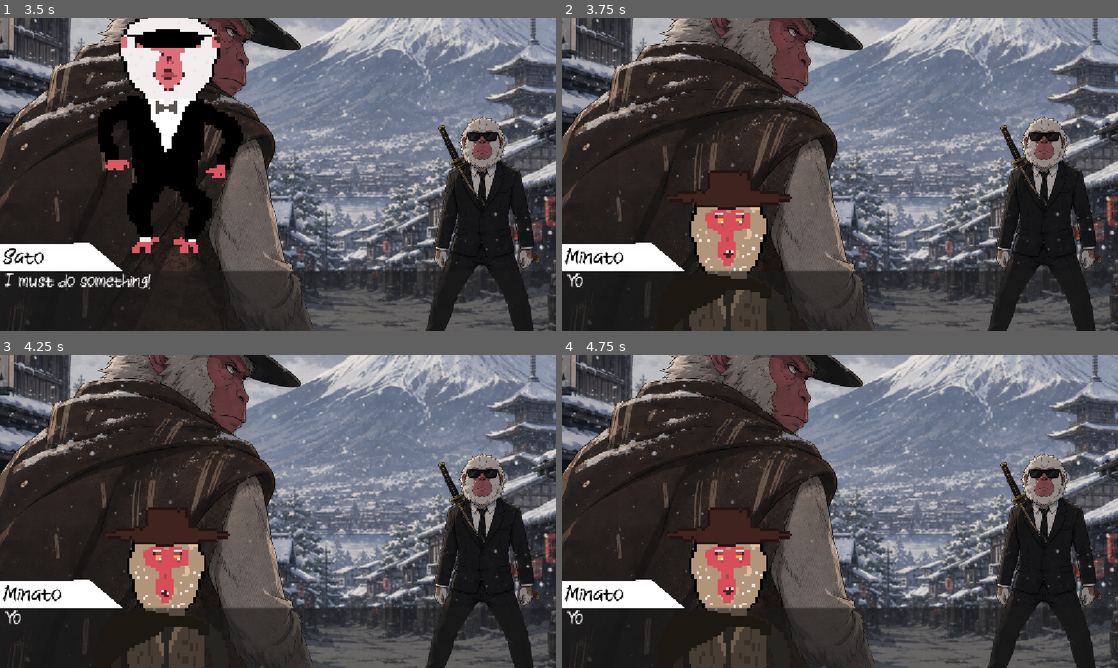
Above: before the commit, frames 1-4 (two rows, left to right).
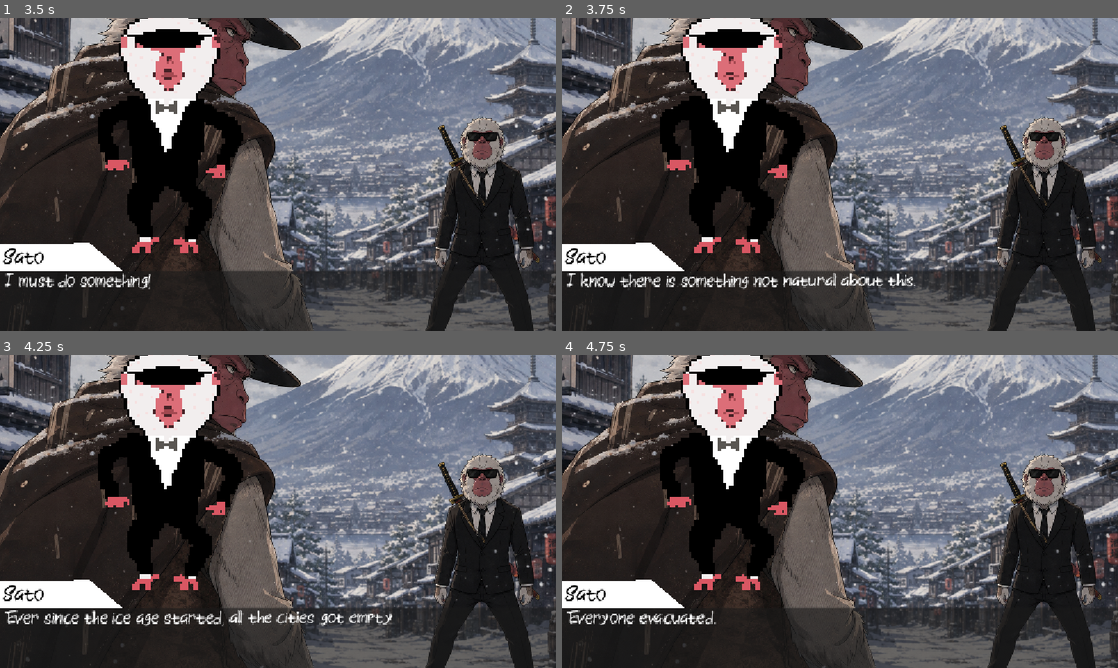
Above: after the commit, the same moments.

Repository: sDANTOSO/apocalypse-monkey
Game: Godot game, scene res://Scenes/main_menu.tscn
Two runs of this game, one before a commit and one after it. Both use one fixed random seed, a clock stepped at 60 frames per second and the inputs below.
Inputs (mouse positions are in pixels of both pictures, inside the frame that each line leads up to):
- Up to frame 1 (3.5 s): click (272, 246) at 0.5 s; tap Enter at 1.25 s; move the mouse to (400, 158) at 1.27 s; press the mouse at (400, 158) at 1.28 s; hold D (right) 1.28-2.78 s; tap Space (jump) at 1.52, 2, 2.27 s; move the mouse to (166, 190) at 2.02 s; release the mouse at (166, 190) at 2.03 s; tap Alt at 2.1 s; move the mouse to (333, 105) at 2.77 s; hold A (left) from 2.78 s (still down); tap Shift at 2.85 s
- Up to frame 2 (3.75 s): tap Enter at 3.5 s; move the mouse to (812, 237) at 3.52 s; release A (left) at 3.53 s; hold D (right) from 3.53 s (still down); click (812, 237) at 3.6 s
- Up to frame 3 (4.25 s): keep holding D (right); tap Space (jump) at 3.77 s
- Up to frame 4 (4.75 s): keep holding D (right); move the mouse to (1006, 558) at 4.27 s; tap Alt at 4.35 s; tap Space (jump) at 4.52 s

Frame 1 is identical in both runs. In frame 2, 15% of the frame differs, in the area x 0-64%, y 0-100%; in frame 3, 15%, in the area x 0-71%, y 0-100%; in frame 4, 15%.

Commit message:
update dialog

Diff:
--- a/apocalypse-monkeyy/Scripts/node_2d.gd
+++ b/apocalypse-monkeyy/Scripts/node_2d.gd
@@ -11,7 +11,12 @@
 	"Sato: No Harvest.",
 	"Sato: My tribe has started to starve",
 	"Sato: I must do something!",
-	"Minato: Yo"
+	"Sato: But what.",
+	"Sato: I know there is something not natural about this.",
+	"Sato: Ever since the ice age started, all the cities got empty",
+	"Sato: Everyone evacuated.",
+	"Sato: Or died.",
+	"Sato: In Japan only people "
 ]
 
 # Called when the node enters the scene tree for the first time.
